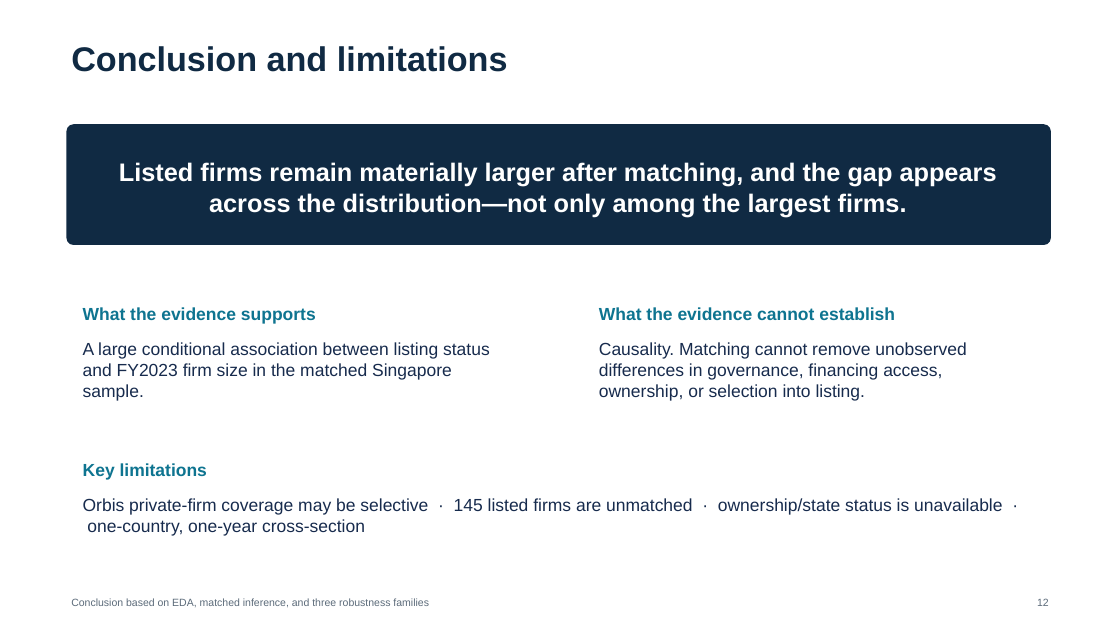
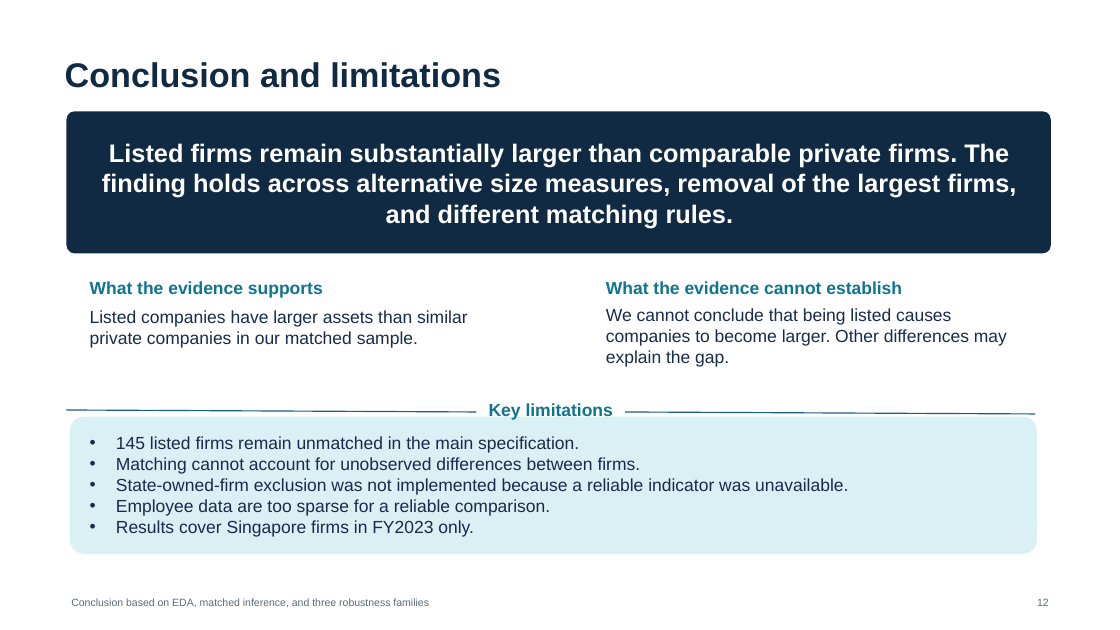
Before and after one commit to mljiang2026-oss/ds607-singapore-firm-size, a slide deck: slide 12 of outputs/presentation/DS607_GP_01548385_slides.pptx. Drawn at 1120x630 pixels with LibreOffice and Linux fonts; fonts in the diff are those of the drawing. Boxes give left, top, right and bottom in pixels: in the first picture for what was removed or moved away, otherwise in the second. Text is boxed around its words. In the diff, an @@ line names an element or a change of style, - is before the commit and + after.

```diff
--- a/outputs/presentation/DS607_GP_01548385_slides.pptx
+++ b/outputs/presentation/DS607_GP_01548385_slides.pptx
@@ text "Conclusion and limitations": place and size @@
-text "Conclusion and limitations" at [71, 46, 508, 72]
+text "Conclusion and limitations" at [65, 62, 501, 88]
@@ rounded rectangle: place and size @@
-rounded rectangle at [66, 124, 1051, 245]
+rounded rectangle at [66, 112, 1051, 254]
@@ text at [102, 143, 1016, 228]: text changed @@
-Listed firms remain materially larger after matching, and the gap appears across the distribution—not only among the largest firms.
+Listed firms remain substantially larger than comparable private firms. The finding holds across alternative size measures, removal of the largest firms, and different matching rules.
@@ text "What the evidence supports": place and size @@
-text "What the evidence supports" at [83, 307, 316, 324]
+text "What the evidence supports" at [90, 281, 323, 298]
@@ text "What the evidence cannot establish": place and size @@
-text "What the evidence cannot establish" at [599, 307, 895, 320]
+text "What the evidence cannot establish" at [606, 281, 902, 294]
@@ text at [90, 310, 467, 348]: text changed @@
-A large conditional association between listing status and FY2023 firm size in the matched Singapore sample.
+Listed companies have larger assets than similar private companies in our matched sample.
@@ text at [606, 308, 1007, 367]: text changed @@
-Causality. Matching cannot remove unobserved differences in governance, financing access, ownership, or selection into listing.
+We cannot conclude that being listed causes companies to become larger. Other differences may explain the gap.
@@ text "Key limitations": place and size @@
-text "Key limitations" at [83, 463, 207, 480]
+text "Key limitations" at [489, 403, 613, 420]
@@ text "Key limitations" at [489, 403, 613, 420]: alignment left to centre @@
@@ line added from (66, 410) to (476, 412), #156082 1 pt @@
@@ rounded rectangle added at [70, 417, 1037, 554], fill #D9F0F4 @@
@@ line added from (625, 412) to (1035, 414), #156082 1 pt @@
@@ text at [116, 436, 848, 537]: text changed @@
-Orbis private-firm coverage may be selective · 145 listed firms are unmatched · ownership/state status is unavailable · one-country, one-year cross-section
+• 145 listed firms remain unmatched in the main specification.
+• Matching cannot account for unobserved differences between firms.
+• State-owned-firm exclusion was not implemented because a reliable indicator was unavailable.
+• Employee data are too sparse for a reliable comparison.
+• Results cover Singapore firms in FY2023 only.
```
Also in this commit, not shown: 9 other slides changed, 1 other file.
